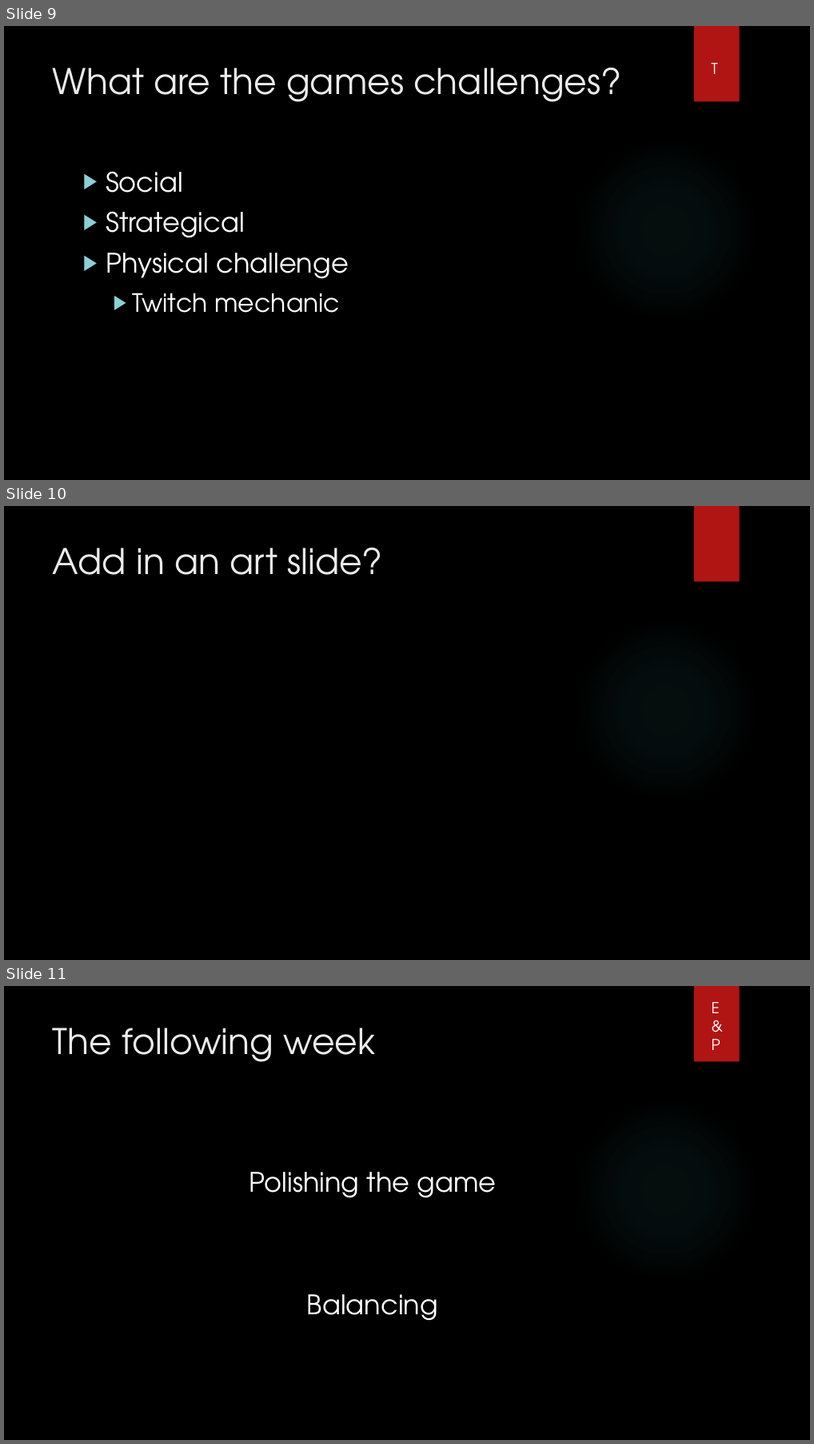
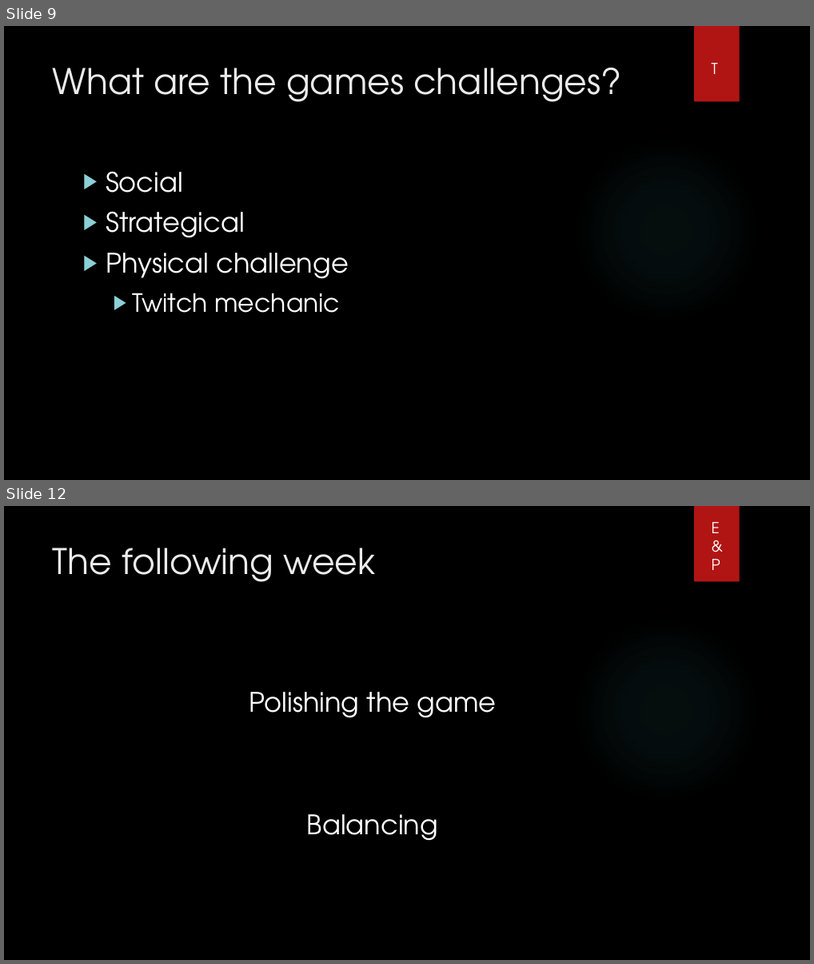
Before and after one commit to UoSGroupProjects1718/mgp-mgp-group-14, a slide deck: Presentations/Group 14 Pitch Beta.pptx. Shown one above the other, each under a label of ours: slides 9, 10 and 11 before the commit, slides 9 and 12 after it; the slides between them are not shown. The pictures are 814x1444 and 814x964 pixels, drawn with LibreOffice and Linux fonts; fonts in the diff are those of the drawing; background and template pictures are left out. Boxes give left, top, right and bottom in pixels: in the first picture for what was removed or moved away, otherwise in the second. Text is boxed around its words. In the diff, an @@ line names an element or a change of style, - is before the commit and + after.

Commit message:
work on the presentation

```diff
--- a/Presentations/Group 14 Pitch Beta.pptx
+++ b/Presentations/Group 14 Pitch Beta.pptx
@@ slide 10 removed at bbox=[4, 506, 810, 960], background picture (left out); not listed: 2 template elements that a slide beside it also shows @@
@@ title removed at bbox=[53, 548, 383, 575] @@
-Add in an art slide?
@@ what was slide 11 is now slide 12 @@
```
Also in this commit, not shown: 2 slides added, 1 other file.
